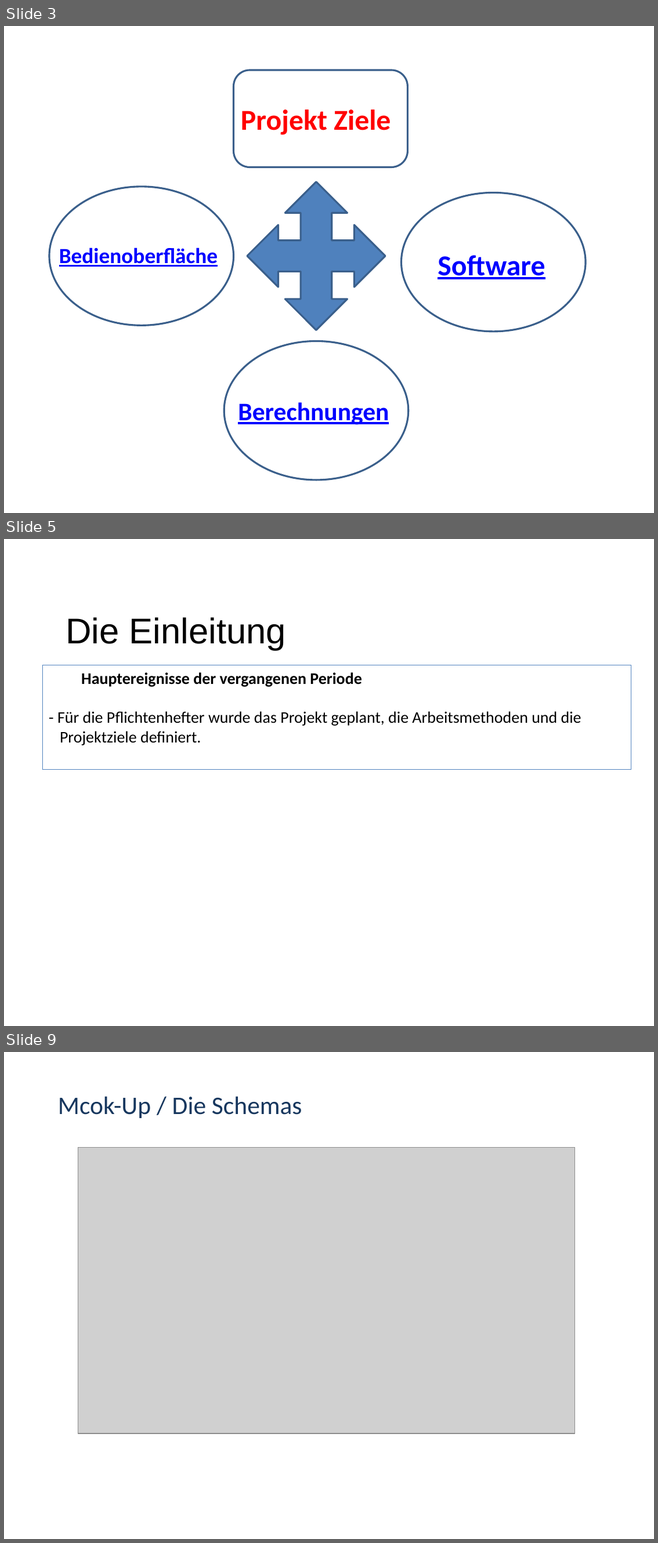
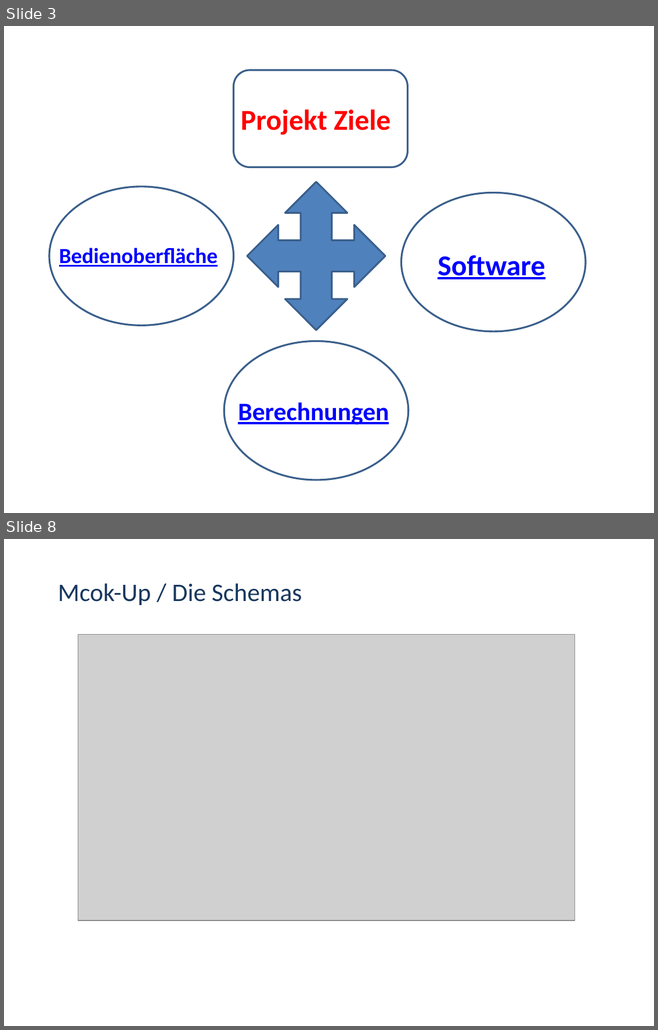
Before and after one commit to marinataborda/P2Organisation, a slide deck: ZwischenPresäntation.pptx. Shown one above the other, each under a label of ours: slides 3, 5 and 9 before the commit, slides 3 and 8 after it; the slides between them are not shown. The pictures are 658x1543 and 658x1030 pixels, drawn with LibreOffice and Linux fonts; fonts in the diff are those of the drawing; grey boxes stand for pictures; background and template pictures are left out. Boxes give left, top, right and bottom in pixels: in the first picture for what was removed or moved away, otherwise in the second. Text is boxed around its words. In the diff, an @@ line names an element or a change of style, - is before the commit and + after.

```diff
--- a/ZwischenPresäntation.pptx
+++ b/ZwischenPresäntation.pptx
@@ slide 5 removed at (x1=4, y1=539, x2=654, y2=1026), background #FFFFFF @@
@@ title removed at (x1=65, y1=617, x2=286, y2=650) @@
-Die Einleitung
@@ rectangle removed at (x1=42, y1=665, x2=631, y2=770) @@
-  Hauptereignisse der vergangenen Periode
-- Für die Pflichtenhefter wurde das Projekt geplant, die Arbeitsmethoden und die
-Projektziele definiert.
@@ what was slide 9 is now slide 8 @@
```
Also in this commit, not shown: 5 slides changed, 2 slides added, 2 other slides removed.
